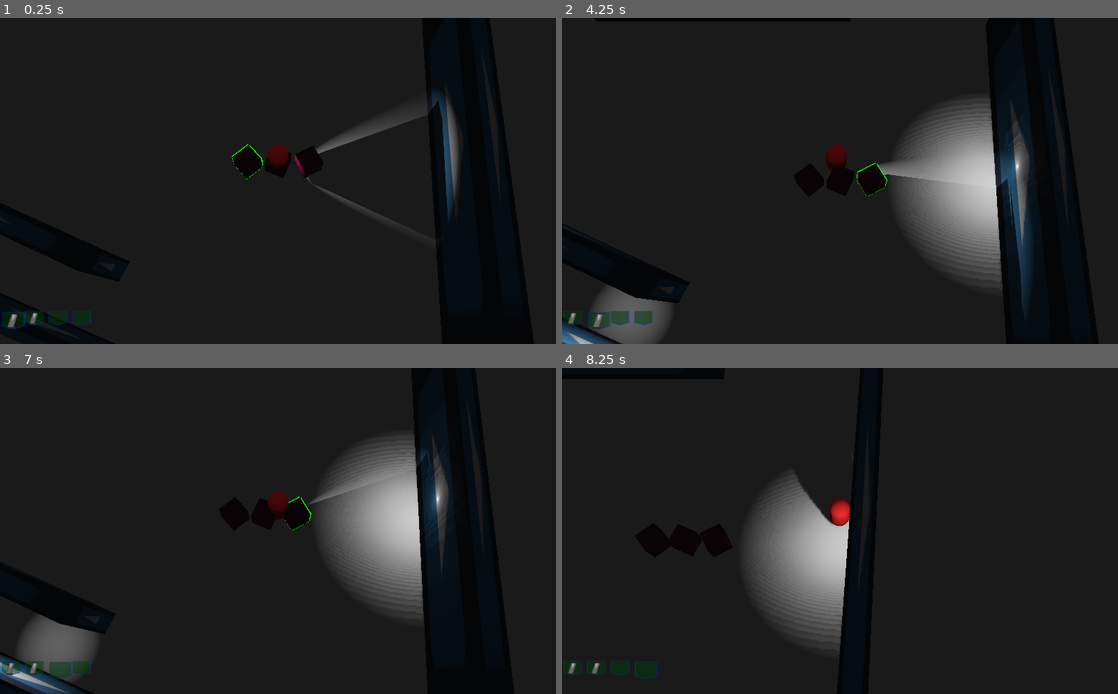
Above: before the commit, frames 1-4 (two rows, left to right).
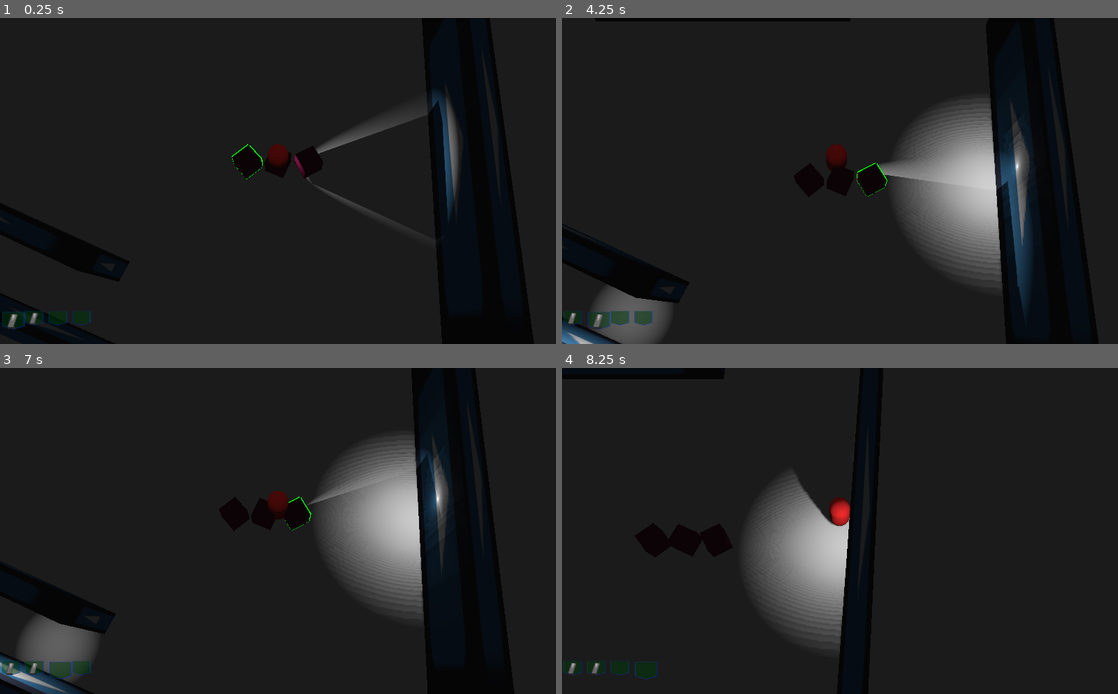
Above: after the commit, the same moments.

Repository: ghfox/overhead3dconv
Game: Godot game, scene res://Scn/Room.tscn
Two runs of this game, one before a commit and one after it. Both use one fixed random seed, a clock stepped at 60 frames per second and the inputs below. The engine's default icon, where the game draws it, is replaced by a stand-in: a white triangle on a blue panel in a dark square.
Inputs (mouse positions are in pixels of both pictures, inside the frame that each line leads up to):
- Up to frame 1 (0.25 s): no input
- Up to frame 2 (4.25 s): tap Enter at 0.5 s; move the mouse to (962, 164) at 0.52 s; hold D 0.53-1.28 s; click (962, 164) at 0.6 s; move the mouse to (728, 197) at 1.27 s; hold S 1.28-2.03 s; tap Shift (focus_ability) at 1.35 s; move the mouse to (895, 109) at 2.02 s; hold D 2.03-2.78 s; tap Tab (next_pocket) at 2.1 s; move the mouse to (812, 246) at 2.77 s; hold W 2.78-3.53 s; tap E (pickup) at 2.85 s; click (812, 246) at 2.92 s; move the mouse to (1006, 229) at 3.52 s; hold A from 3.53 s (still down); click (1006, 229) at 3.6 s
- Up to frame 3 (7 s): move the mouse to (111, 482) at 4.27 s; tap Shift (focus_ability) at 4.35 s; move the mouse to (305, 531) at 5.02 s; release A at 5.03 s; hold S 5.03-5.78 s; tap Tab (next_pocket) at 5.1 s; click (305, 531) at 5.17 s; move the mouse to (194, 449) at 5.77 s; hold D 5.78-6.53 s; tap E (pickup) at 5.85 s; move the mouse to (400, 514) at 6.52 s; hold W from 6.53 s (still down); click (400, 514) at 6.6 s
- Up to frame 4 (8.25 s): move the mouse to (728, 547) at 7.27 s; release W at 7.28 s; hold D 7.28-8.03 s; tap Shift (focus_ability) at 7.35 s; click (728, 547) at 7.42 s; move the mouse to (895, 459) at 8.02 s; hold S from 8.03 s (still down); tap Tab (next_pocket) at 8.1 s

The runs differ from the first frame. In frame 2, 0.2% of the frame differs, in the area x 58-83%, y 47-87%; in frame 3, 0.1%; in frame 4, less than 0.1%.

Commit message:
fixed outline shader white spots

Diff:
--- a/Classes/ItemPickup.gd
+++ b/Classes/ItemPickup.gd
@@ -26,7 +26,7 @@
 	shader = ShaderMaterial.new()
 	shader.set_shader(load("res://Shaders/3dOutline.gdshader"))
 	shader.set_shader_param("color", Color(0,1,0,1))
-
+	mat.set_next_pass(shader)
 	mesh.set_surface_material(0,mat)
 	add_child(mesh)
 
@@ -35,9 +35,7 @@
 	pass
 
 func turnOnOutline():
-	#shader.set_shader_param("enable", true)
-	mat.set_next_pass(shader)
+	shader.set_shader_param("enable", true)
 
 func turnOffOutline():
-	#shader.set_shader_param("enable", false)
-	mat.set_next_pass(null)
+	shader.set_shader_param("enable", false)
--- a/Scn/Room.tscn
+++ b/Scn/Room.tscn
@@ -12,7 +12,7 @@
 extents = Vector3( 0.519033, 0.509936, 0.0608504 )
 
 [sub_resource type="Environment" id=4]
-ambient_light_color = Color( 0.0980392, 0.0980392, 0.0980392, 1 )
+ambient_light_color = Color( 0.101961, 0.101961, 0.101961, 1 )
 
 [node name="Room" type="Spatial"]
 
--- a/Shaders/3dOutline.gdshader
+++ b/Shaders/3dOutline.gdshader
@@ -2,11 +2,22 @@
 render_mode unshaded, cull_front;
 
 uniform vec4 color : hint_color = vec4(0.0);
+uniform bool enable = false;
 
 void vertex() {
+	if(enable)
+	{
 		VERTEX += NORMAL*0.1;
+	}
 }
 
 void fragment() {
+	if(enable)
+	{
 		ALBEDO = color.rgb;
+	}
+	else
+	{
+		ALPHA = 0.0;
+	}
 }
